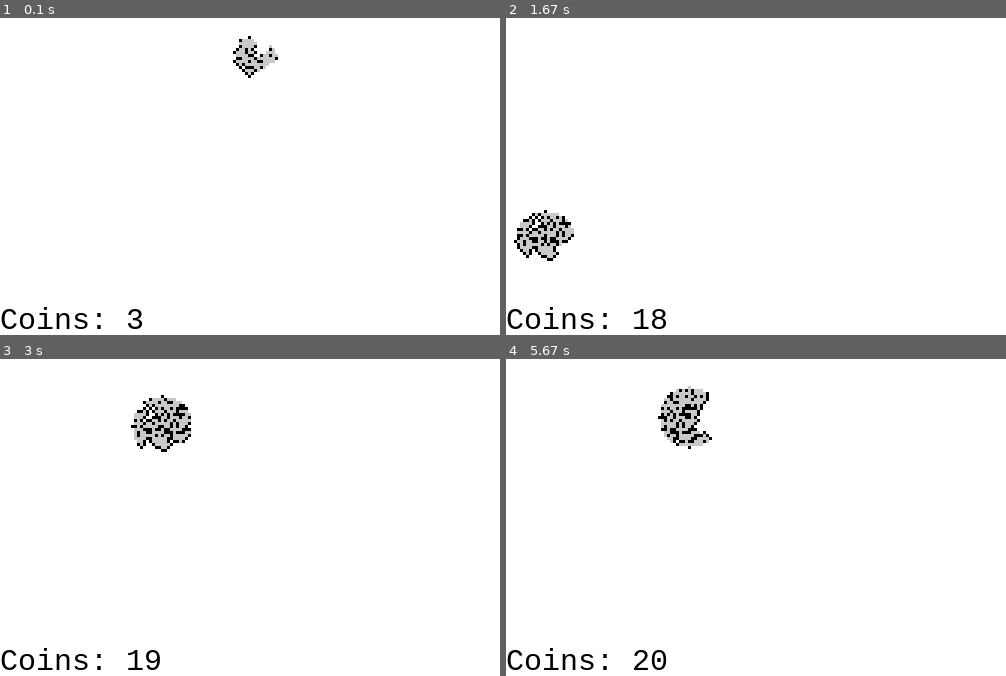
Above: before the commit, frames 1-4 (two rows, left to right).
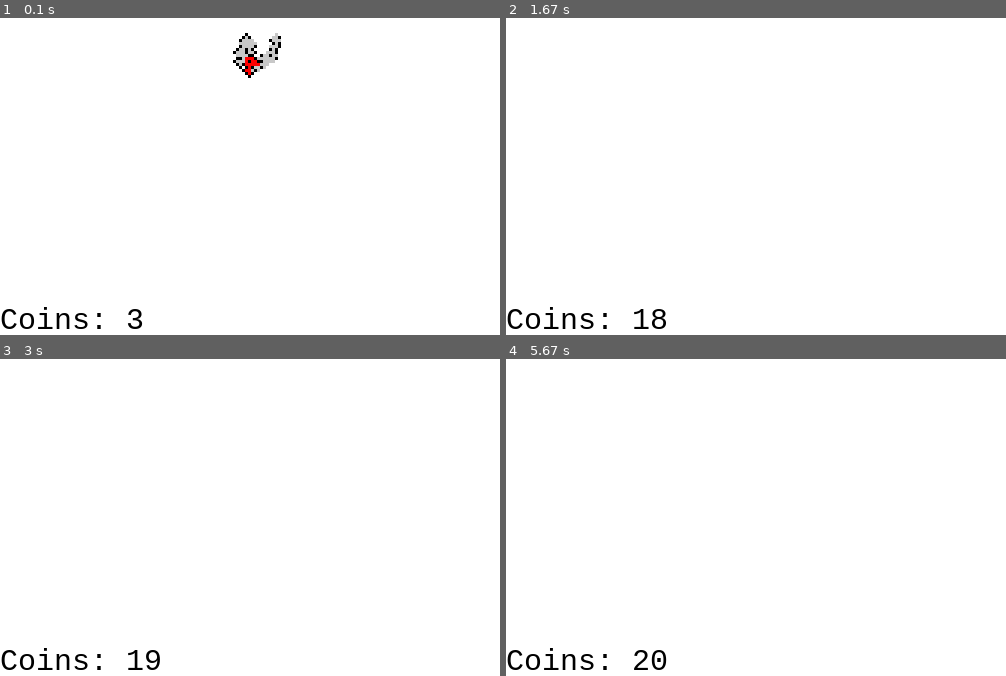
Above: after the commit, the same moments.

Repository: sillypantscoder/pygame_maze
Game: pygame game, started from main.py
The game is run twice, just before and just after one commit, with the same random seed, the same clock (stepped at 60 frames per second) and the same inputs.
Inputs:
- Up to frame 1 (0.1 s): no input
- Up to frame 2 (1.67 s): hold Right 0.33-0.8 s; hold Up 0.83-1.3 s; hold Right from 1.33 s (still down)
- Up to frame 3 (3 s): release Right at 1.8 s; hold Left 1.83-2.37 s; hold Down 2.4-2.87 s; hold Left from 2.9 s (still down)
- Up to frame 4 (5.67 s): release Left at 3.37 s; hold Up 3.4-3.87 s; hold Right 3.9-4.53 s; hold Down 4.57-5.03 s; hold Left 5.07-5.53 s; hold Right from 5.57 s (still down)

The runs differ from the first frame. In frame 1, 0.2% of the frame differs, in the area x 48-57%, y 4-18%; in frame 2, 1.2%; in frame 3, 1.5%, in the area x 26-39%, y 11-30%; in frame 4, 1.4%.

Commit message:
Fixed more bugs-- ready to play!

Diff:
--- a/main.py
+++ b/main.py
@@ -9,6 +9,7 @@
 GRAY = (200, 200, 200)
 ORANGE = (217, 106, 22)
 GREEN = (0, 120, 68)
+RED = (255, 0, 0)
 ZOOM = 3
 BOARD = [{"player": 0, "x": x, "y": y, "state": 1 * ((x != 0) and (y != 0))} for x in [-1, 0, 1] for y in [-1, 0, 1]]
 FONT = pygame.font.SysFont("monospace", 30)
@@ -90,14 +91,15 @@
 			screen = pygame.display.set_mode(SCREENSIZE, pygame.RESIZABLE)
 		elif event.type == pygame.KEYDOWN:
 			if event.key == pygame.K_UP:
-				zoompos[1] -= 10
+				zoompos[1] -= 70
 			elif event.key == pygame.K_DOWN:
-				zoompos[1] += 10
+				zoompos[1] += 70
 			elif event.key == pygame.K_LEFT:
-				zoompos[0] -= 10
+				zoompos[0] -= 70
 			elif event.key == pygame.K_RIGHT:
-				zoompos[0] += 10
+				zoompos[0] += 70
 	# AI move
+	playerlocs = []
 	for i in range(100):
 		options = ["up", "down", "left", "right"]
 		for i in range(1000 - getBlock(playerpos[0] + 1, playerpos[1]    )["player"]): options.append("right") # Right
@@ -112,11 +114,12 @@
 		if cell["state"] == 3 and coins > 20:
 			print("You Win")
 			coins -= 20
+		playerlocs.append(playerpos.copy())
 	# Drawing
 	offset = [(SCREENSIZE[0] / 2) + (ZOOM / -2) + (zoompos[0] * -ZOOM), (SCREENSIZE[1] / 2) + (ZOOM / -2) + (zoompos[1] * -ZOOM)]
 	screen.fill(WHITE)
 	for cell in BOARD:
-		if math.dist(playerpos, (cell["x"], cell["y"])) > 10: continue
+		if math.dist(playerpos, (cell["x"], cell["y"])) > 100: continue
 		cellrect = pygame.Rect(cell["x"] * ZOOM, cell["y"] * ZOOM, ZOOM, ZOOM)
 		cellrect.move_ip(*offset)
 		if cell["state"] == 0:
@@ -133,9 +136,10 @@
 			if cell["x"] == playerpos[0] and cell["y"] == playerpos[1] and coins >= 20:
 				print("You Win")
 				coins -= 20
-	playerrect = pygame.Rect(playerpos[0] * ZOOM, playerpos[1] * ZOOM, ZOOM, ZOOM)
-	playerrect.move_ip(*offset)
-	pygame.draw.rect(screen, BLACK, playerrect)
+	for p in playerlocs:
+		playerrect = pygame.Rect(p[0] * ZOOM, p[1] * ZOOM, ZOOM, ZOOM)
+		playerrect.move_ip(*offset)
+		pygame.draw.rect(screen, RED, playerrect)
 	toolbarrect = pygame.Rect(0, SCREENSIZE[1] - FONTHEIGHT, SCREENSIZE[0], FONTHEIGHT)
 	pygame.draw.rect(screen, WHITE, toolbarrect)
 	screen.blit(FONT.render("Coins: " + str(coins), True, BLACK), toolbarrect.topleft)
